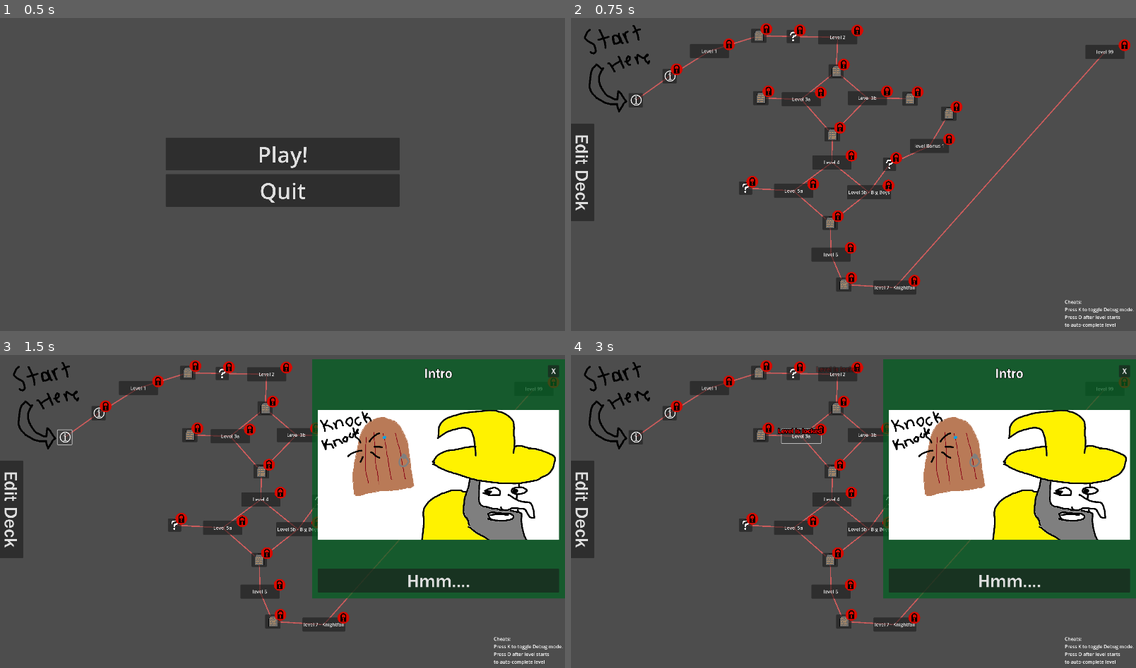
Above: before the commit, frames 1-4 (two rows, left to right).
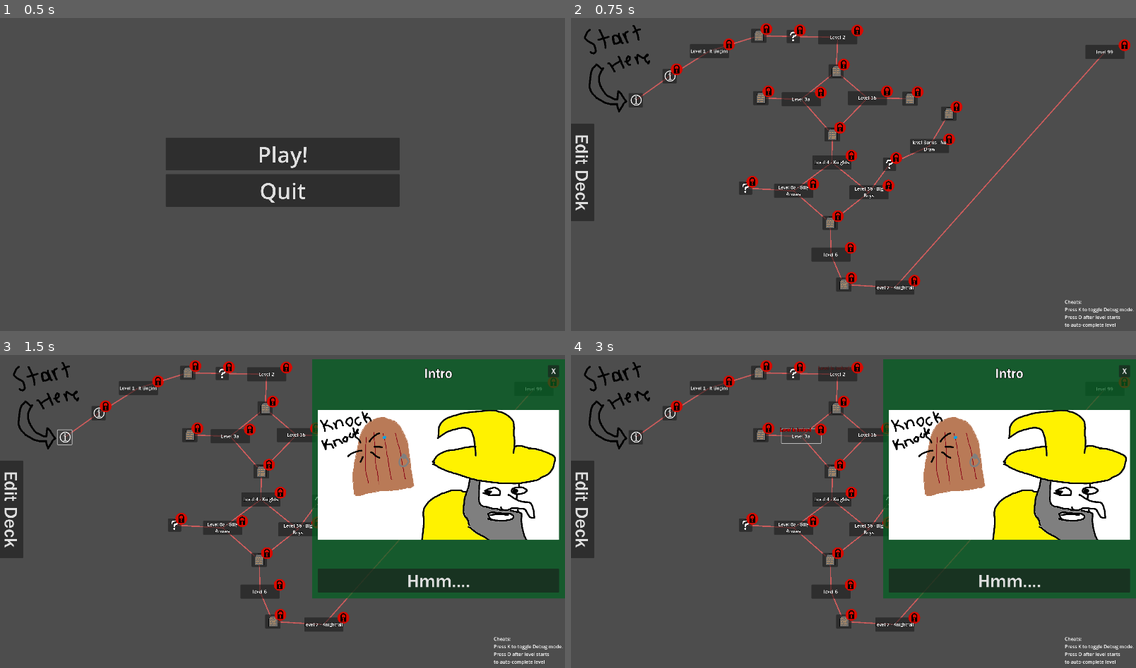
Above: after the commit, the same moments.

Repository: oliveman521/We-Wizards-Three
Game: Godot game, scene res://Scenes/Menus/MainMenu.tscn
The game is run twice, just before and just after one commit, with the same random seed, the same clock (stepped at 60 frames per second) and the same inputs.
Inputs (mouse positions are in pixels of both pictures, inside the frame that each line leads up to):
- Up to frame 1 (0.5 s): no input
- Up to frame 2 (0.75 s): click "Play!" at 0.5 s
- Up to frame 3 (1.5 s): click (62, 436) at 1.27 s
- Up to frame 4 (3 s): click (836, 373) at 2 s, where only the run before the commit has a clickable "Level 2"; click (802, 436) at 2.75 s, where only the run before the commit has a clickable "Level 3a"

Frame 1 is identical in both runs. In frame 2, 0.5% of the frame differs, in the area x 21-96%, y 5-89%; in frame 3, 0.4%; in frame 4, 0.6%, in the area x 21-96%, y 3-89%.

Commit message:
Added better support for level names.

Diff:
--- a/Scenes/GameScene.tscn
+++ b/Scenes/GameScene.tscn
@@ -145,16 +145,16 @@
 [node name="Test Feed Tape" type="Node2D" parent="Warlock Game/Enemy Manager"]
 script = ExtResource("4_dbx0g")
 
-[node name="Enemy - Peasent" parent="Warlock Game/Enemy Manager/Test Feed Tape" instance=ExtResource("5_2n0xo")]
+[node name="Peasent" parent="Warlock Game/Enemy Manager/Test Feed Tape" instance=ExtResource("5_2n0xo")]
 position = Vector2(-377, 494)
 
-[node name="Enemy - Peasent2" parent="Warlock Game/Enemy Manager/Test Feed Tape" instance=ExtResource("5_2n0xo")]
+[node name="Peasent2" parent="Warlock Game/Enemy Manager/Test Feed Tape" instance=ExtResource("5_2n0xo")]
 position = Vector2(-637, 604)
 
-[node name="Enemy - Peasent3" parent="Warlock Game/Enemy Manager/Test Feed Tape" instance=ExtResource("5_2n0xo")]
+[node name="Peasent3" parent="Warlock Game/Enemy Manager/Test Feed Tape" instance=ExtResource("5_2n0xo")]
 position = Vector2(-751, 305)
 
-[node name="Enemy - Knight" parent="Warlock Game/Enemy Manager/Test Feed Tape" instance=ExtResource("6_7a1d2")]
+[node name="Knight" parent="Warlock Game/Enemy Manager/Test Feed Tape" instance=ExtResource("6_7a1d2")]
 position = Vector2(-453, 292)
 
 [node name="Projectile Container" type="Node2D" parent="Warlock Game"]
--- a/Scenes/Level Select Map/Map Nodes/MapNode.gd
+++ b/Scenes/Level Select Map/Map Nodes/MapNode.gd
@@ -26,6 +26,8 @@
 @onready var map_manager: MapManager = $".."
 @onready var level_select: LevelSelectMenu = get_tree().get_first_node_in_group("Level Select Menu")
 
+var label: Label:
+	get: return %Label
 
 var button: Button:
 	get: return $Button
--- a/Scenes/Level Select Map/Map Nodes/MapNode.tscn
+++ b/Scenes/Level Select Map/Map Nodes/MapNode.tscn
@@ -1,8 +1,9 @@
-[gd_scene load_steps=4 format=3 uid="uid://de756ivob0cql"]
+[gd_scene load_steps=5 format=3 uid="uid://de756ivob0cql"]
 
 [ext_resource type="Script" path="res://Scenes/Level Select Map/Map Nodes/MapNode.gd" id="1_yufi2"]
 [ext_resource type="Texture2D" uid="uid://d1k283focdx4o" path="res://Sprites/UI Icons/Check.svg" id="2_wh5h6"]
 [ext_resource type="Texture2D" uid="uid://dlvc3iksf0q21" path="res://Sprites/UI Icons/padlock.svg" id="3_lc30j"]
+[ext_resource type="LabelSettings" uid="uid://buqi3tt5804u0" path="res://UI/Fonts/small_text.tres" id="4_7sryh"]
 
 [node name="Map Node" type="Control"]
 layout_mode = 3
@@ -18,7 +19,6 @@
 anchor_bottom = 1.0
 grow_horizontal = 2
 grow_vertical = 2
-text = "Text"
 
 [node name="Explored Icon" type="TextureRect" parent="."]
 unique_name_in_owner = true
@@ -51,4 +51,17 @@
 texture = ExtResource("3_lc30j")
 expand_mode = 1
 
+[node name="Label" type="Label" parent="."]
+unique_name_in_owner = true
+layout_mode = 1
+anchors_preset = 15
+anchor_right = 1.0
+anchor_bottom = 1.0
+grow_horizontal = 2
+grow_vertical = 2
+label_settings = ExtResource("4_7sryh")
+horizontal_alignment = 1
+vertical_alignment = 1
+autowrap_mode = 2
+
 [connection signal="button_down" from="Button" to="." method="_on_button_down"]
--- a/Scenes/Level Select Map/Map Nodes/MapNode_Level.gd
+++ b/Scenes/Level Select Map/Map Nodes/MapNode_Level.gd
@@ -14,7 +14,7 @@
 		var level_data: LevelData = level.instantiate() as LevelData
 		self.name = "Level - " + level_data.level_name
 		level_data.queue_free()
-		button.text = level_data.level_name
+		label.text = level_data.level_name
 	else:
 		button.text = self.name
 
--- a/Scenes/Level Select Map/Map Nodes/MapNode_Level.tscn
+++ b/Scenes/Level Select Map/Map Nodes/MapNode_Level.tscn
@@ -6,6 +6,3 @@
 [node name="Map Node - Level" instance=ExtResource("1_ysinx")]
 script = ExtResource("2_jqh14")
 level = null
-
-[node name="Button" parent="." index="0"]
-text = "Map Node - Level"
--- a/Scenes/Level Select Map/Map Nodes/MapNode_New_Ability.tscn
+++ b/Scenes/Level Select Map/Map Nodes/MapNode_New_Ability.tscn
@@ -4,16 +4,19 @@
 [ext_resource type="Script" path="res://Scenes/Level Select Map/Map Nodes/MapNode_NewAbility.gd" id="2_txubq"]
 [ext_resource type="Texture2D" uid="uid://cnm40sd26ufh" path="res://Sprites/Question Mark.png" id="3_4k1lj"]
 
-[node name="Insert Name" instance=ExtResource("1_ibd1y")]
+[node name="Ability - Insert Name" instance=ExtResource("1_ibd1y")]
 offset_right = 45.0
 offset_bottom = 45.0
 script = ExtResource("2_txubq")
 ability_name = "Insert Name"
+override_name = ""
 ability_image = null
 ability_description = "Insert Description"
 
 [node name="Button" parent="." index="0"]
-text = ""
 icon = ExtResource("3_4k1lj")
 icon_alignment = 1
 expand_icon = true
+
+[node name="Label" parent="." index="3"]
+visible = false
--- a/Scenes/Level Select Map/Map Nodes/MapNode_New_Card.tscn
+++ b/Scenes/Level Select Map/Map Nodes/MapNode_New_Card.tscn
@@ -10,7 +10,9 @@
 cards = Array[PackedScene]([])
 
 [node name="Button" parent="." index="0"]
-text = ""
 icon = ExtResource("2_fmuua")
 icon_alignment = 1
 expand_icon = true
+
+[node name="Label" parent="." index="3"]
+visible = false
--- a/Scenes/Level Select Map/Map Nodes/MapNode_Tutorial.tscn
+++ b/Scenes/Level Select Map/Map Nodes/MapNode_Tutorial.tscn
@@ -12,7 +12,9 @@
 
 [node name="Button" parent="." index="0"]
 theme_override_font_sizes/font_size = 36
-text = ""
 icon = ExtResource("3_aflvy")
 icon_alignment = 1
 expand_icon = true
+
+[node name="Label" parent="." index="3"]
+visible = false
--- a/Scenes/Level Select Scene.tscn
+++ b/Scenes/Level Select Scene.tscn
@@ -13,7 +13,7 @@
 [ext_resource type="Theme" uid="uid://btsp3ifn1m5n3" path="res://Scenes/Menus/Menus.tres" id="10_2ecuw"]
 [ext_resource type="Script" path="res://Scenes/Menus/deck_builder_menu.gd" id="11_t8gd0"]
 [ext_resource type="LabelSettings" uid="uid://csj8lqpyqucr2" path="res://UI/Fonts/large_text.tres" id="12_fdwhl"]
-[ext_resource type="PackedScene" uid="uid://nr4hlan2e2hj" path="res://Scenes/Levels/Level 1.tscn" id="12_iop6h"]
+[ext_resource type="PackedScene" uid="uid://nr4hlan2e2hj" path="res://Scenes/Levels/Level 1 - It Begins.tscn" id="12_k3ykg"]
 [ext_resource type="PackedScene" uid="uid://b585ymf1lip61" path="res://Scenes/Level Select Map/Map Nodes/MapNode_Tutorial.tscn" id="13_7kiee"]
 [ext_resource type="PackedScene" uid="uid://rfnlpy50ihlp" path="res://Cards/Card Pool/card_printing_press.tscn" id="14_3vtqq"]
 [ext_resource type="PackedScene" uid="uid://cde83i8rqdtlj" path="res://Scenes/Level Select Map/Map Nodes/MapNode_New_Ability.tscn" id="15_oso2k"]
@@ -27,13 +27,13 @@
 [ext_resource type="PackedScene" uid="uid://deoygvkkffvpu" path="res://Cards/Card Pool/card_magma_spray.tscn" id="21_lwsqc"]
 [ext_resource type="PackedScene" uid="uid://tth5yw0eirm6" path="res://Cards/Card Pool/card_librarian_golem.tscn" id="22_dsx6i"]
 [ext_resource type="PackedScene" uid="uid://50477ao4osxc" path="res://Scenes/Levels/Level 3b.tscn" id="22_mev8k"]
-[ext_resource type="PackedScene" uid="uid://dio6uti0xbamv" path="res://Scenes/Levels/Level 4.tscn" id="24_ihj3m"]
 [ext_resource type="PackedScene" uid="uid://6685qupifd8s" path="res://Cards/Card Pool/card_fire_ball_recipe.tscn" id="24_rjnis"]
+[ext_resource type="PackedScene" uid="uid://dio6uti0xbamv" path="res://Scenes/Levels/Level 4 - Knights.tscn" id="25_q6lle"]
+[ext_resource type="PackedScene" uid="uid://don0td5sje72h" path="res://Scenes/Levels/Level 5a - Silly Arrows.tscn" id="26_a0t0h"]
 [ext_resource type="PackedScene" uid="uid://cgklhf7q88enf" path="res://Cards/Card Pool/card_shock.tscn" id="26_cxv1b"]
 [ext_resource type="PackedScene" uid="uid://bt6cb8kc2x7u4" path="res://Cards/Card Pool/card_quick_cast.tscn" id="27_48o8d"]
 [ext_resource type="PackedScene" uid="uid://qiwvts513giv" path="res://Scenes/Levels/Level 5b - Big Boys.tscn" id="27_ggwvo"]
-[ext_resource type="PackedScene" uid="uid://don0td5sje72h" path="res://Scenes/Levels/Level 5a.tscn" id="28_0tjtk"]
-[ext_resource type="PackedScene" uid="uid://ddysngdfm7vje" path="res://Scenes/Levels/level Bonus 1.tscn" id="29_mq7ma"]
+[ext_resource type="PackedScene" uid="uid://ddysngdfm7vje" path="res://Scenes/Levels/level Bonus - No Draw.tscn" id="29_ar2w4"]
 [ext_resource type="PackedScene" uid="uid://cthet27f7cioc" path="res://Scenes/Levels/level 6.tscn" id="32_gsedw"]
 [ext_resource type="PackedScene" uid="uid://dfuh7fif3lr3e" path="res://Cards/Card Pool/card_lightning_scroll_recipe.tscn" id="33_kctbv"]
 [ext_resource type="PackedScene" uid="uid://o3tq5x43hvo7" path="res://Scenes/Levels/level 7 - Knightfall.tscn" id="34_pvgma"]
@@ -159,14 +159,14 @@
 offset_right = 359.0
 offset_bottom = 237.0
 pages = Array[ExtResource("5_2m5ee")]([SubResource("Resource_ptob5"), SubResource("Resource_yrjke"), SubResource("Resource_7ukff"), SubResource("Resource_i7ote"), SubResource("Resource_7a5o2")])
-connected_map_nodes = [NodePath("../info - Intro (5 pages)"), NodePath("../Level - Level 1")]
-
-[node name="Level - Level 1" parent="Map Manager" node_paths=PackedStringArray("connected_map_nodes") instance=ExtResource("3_qvwta")]
+connected_map_nodes = [NodePath("../info - Intro (5 pages)"), NodePath("../Level - Level 1 - It Begins")]
+
+[node name="Level - Level 1 - It Begins" parent="Map Manager" node_paths=PackedStringArray("connected_map_nodes") instance=ExtResource("3_qvwta")]
 offset_left = 404.0
 offset_top = 103.0
 offset_right = 537.0
 offset_bottom = 151.0
-level = ExtResource("12_iop6h")
+level = ExtResource("12_k3ykg")
 connected_map_nodes = [NodePath("../Cards - Singe (+2 others)"), NodePath("../info - How To Play (5 pages)")]
 
 [node name="Cards - Singe (+2 others)" parent="Map Manager" node_paths=PackedStringArray("connected_map_nodes") instance=ExtResource("5_64jv8")]
@@ -175,7 +175,7 @@
 offset_right = 664.0
 offset_bottom = 99.0
 cards = Array[PackedScene]([ExtResource("15_wpld2"), ExtResource("15_wpld2"), ExtResource("21_bj66l")])
-connected_map_nodes = [NodePath("../Level - Level 1"), NodePath("../Ability - Max Combo")]
+connected_map_nodes = [NodePath("../Level - Level 1 - It Begins"), NodePath("../Ability - Max Combo")]
 
 [node name="Ability - Max Combo" parent="Map Manager" node_paths=PackedStringArray("connected_map_nodes") instance=ExtResource("15_oso2k")]
 offset_left = 733.0
@@ -242,23 +242,23 @@
 offset_right = 914.0
 offset_bottom = 435.0
 cards = Array[PackedScene]([ExtResource("24_rjnis"), ExtResource("24_rjnis"), ExtResource("24_rjnis"), ExtResource("21_bj66l")])
-connected_map_nodes = [NodePath("../Level - Level 3a"), NodePath("../Level - Level 3b"), NodePath("../Level - Level 4")]
-
-[node name="Level - Level 4" parent="Map Manager" node_paths=PackedStringArray("connected_map_nodes") instance=ExtResource("3_qvwta")]
+connected_map_nodes = [NodePath("../Level - Level 3a"), NodePath("../Level - Level 3b"), NodePath("../Level - Level 4 - Knights")]
+
+[node name="Level - Level 4 - Knights" parent="Map Manager" node_paths=PackedStringArray("connected_map_nodes") instance=ExtResource("3_qvwta")]
 offset_left = 820.0
 offset_top = 482.0
 offset_right = 953.0
 offset_bottom = 530.0
-level = ExtResource("24_ihj3m")
-connected_map_nodes = [NodePath("../Cards - Fire Ball Recipe (+3 others)"), NodePath("../Level - Level 5b - Big Boys"), NodePath("../Level - Level 5a")]
-
-[node name="Level - Level 5a" parent="Map Manager" node_paths=PackedStringArray("connected_map_nodes") instance=ExtResource("3_qvwta")]
+level = ExtResource("25_q6lle")
+connected_map_nodes = [NodePath("../Cards - Fire Ball Recipe (+3 others)"), NodePath("../Level - Level 5b - Big Boys"), NodePath("../Level - Level 5a - Silly Arrows")]
+
+[node name="Level - Level 5a - Silly Arrows" parent="Map Manager" node_paths=PackedStringArray("connected_map_nodes") instance=ExtResource("3_qvwta")]
 offset_left = 690.0
 offset_top = 579.0
 offset_right = 823.0
 offset_bottom = 627.0
-level = ExtResource("28_0tjtk")
-connected_map_nodes = [NodePath("../Level - Level 4"), NodePath("../Ability - Librarian Boost"), NodePath("../Cards - Shock (+4 others)")]
+level = ExtResource("26_a0t0h")
+connected_map_nodes = [NodePath("../Level - Level 4 - Knights"), NodePath("../Ability - Librarian Boost"), NodePath("../Cards - Shock (+4 others)")]
 
 [node name="Ability - Librarian Boost" parent="Map Manager" node_paths=PackedStringArray("connected_map_nodes") instance=ExtResource("15_oso2k")]
 offset_left = 571.0
@@ -266,10 +266,9 @@
 offset_right = 616.0
 offset_bottom = 616.0
 ability_name = "Librarian Boost"
-override_name = ""
 ability_description = "The Librarian can now boost!
 Hit Ctrl to get a short boost of speed!"
-connected_map_nodes = [NodePath("../Level - Level 5a")]
+connected_map_nodes = [NodePath("../Level - Level 5a - Silly Arrows")]
 
 [node name="Level - Level 5b - Big Boys" parent="Map Manager" node_paths=PackedStringArray("connected_map_nodes") instance=ExtResource("3_qvwta")]
 offset_left = 946.0
@@ -277,7 +276,7 @@
 offset_right = 1079.0
 offset_bottom = 632.0
 level = ExtResource("27_ggwvo")
-connected_map_nodes = [NodePath("../Level - Level 4"), NodePath("../Ability - Max Combo2"), NodePath("../Cards - Shock (+4 others)")]
+connected_map_nodes = [NodePath("../Level - Level 4 - Knights"), NodePath("../Ability - Max Combo2"), NodePath("../Cards - Shock (+4 others)")]
 
 [node name="Ability - Max Combo2" parent="Map Manager" node_paths=PackedStringArray("connected_map_nodes") instance=ExtResource("15_oso2k")]
 offset_left = 1060.0
@@ -287,23 +286,23 @@
 ability_name = "Max Combo"
 override_name = "+ 1 Max Combo"
 ability_description = "The Librarian's combo can now go bigger! Collect even more resources by collecting the same resources consecutively"
-connected_map_nodes = [NodePath("../Level - Level 5b - Big Boys"), NodePath("../Level - level Bonus 1")]
-
-[node name="Cards - Librarian Golem (+2 others)" parent="Map Manager" node_paths=PackedStringArray("connected_map_nodes") instance=ExtResource("5_64jv8")]
+connected_map_nodes = [NodePath("../Level - Level 5b - Big Boys"), NodePath("../Level - level Bonus - No Draw")]
+
+[node name="Cards - Librarian Golem (+1 others)" parent="Map Manager" node_paths=PackedStringArray("connected_map_nodes") instance=ExtResource("5_64jv8")]
 offset_left = 1258.0
 offset_top = 316.0
 offset_right = 1310.0
 offset_bottom = 364.0
 cards = Array[PackedScene]([ExtResource("22_dsx6i"), ExtResource("24_rjnis")])
-connected_map_nodes = [NodePath("../Level - level Bonus 1")]
-
-[node name="Level - level Bonus 1" parent="Map Manager" node_paths=PackedStringArray("connected_map_nodes") instance=ExtResource("3_qvwta")]
+connected_map_nodes = [NodePath("../Level - level Bonus - No Draw")]
+
+[node name="Level - level Bonus - No Draw" parent="Map Manager" node_paths=PackedStringArray("connected_map_nodes") instance=ExtResource("3_qvwta")]
 offset_left = 1152.0
 offset_top = 426.0
 offset_right = 1285.0
 offset_bottom = 474.0
-level = ExtResource("29_mq7ma")
-connected_map_nodes = [NodePath("../Ability - Max Combo2"), NodePath("../Cards - Librarian Golem (+2 others)")]
+level = ExtResource("29_ar2w4")
+connected_map_nodes = [NodePath("../Ability - Max Combo2"), NodePath("../Cards - Librarian Golem (+1 others)")]
 
 [node name="Cards - Shock (+4 others)" parent="Map Manager" node_paths=PackedStringArray("connected_map_nodes") instance=ExtResource("5_64jv8")]
 offset_left = 855.0
@@ -311,7 +310,7 @@
 offset_right = 907.0
 offset_bottom = 736.0
 cards = Array[PackedScene]([ExtResource("26_cxv1b"), ExtResource("26_cxv1b"), ExtResource("27_48o8d"), ExtResource("27_48o8d"), ExtResource("22_dsx6i")])
-connected_map_nodes = [NodePath("../Level - Level 5a"), NodePath("../Level - Level 5b - Big Boys"), NodePath("../Level - level 6")]
+connected_map_nodes = [NodePath("../Level - Level 5a - Silly Arrows"), NodePath("../Level - Level 5b - Big Boys"), NodePath("../Level - level 6")]
 
 [node name="Level - level 6" parent="Map Manager" node_paths=PackedStringArray("connected_map_nodes") instance=ExtResource("3_qvwta")]
 offset_left = 817.0
--- a/UI/Fonts/small_text.tres
+++ b/UI/Fonts/small_text.tres
@@ -4,6 +4,6 @@
 
 [resource]
 font = ExtResource("1_7an4h")
-font_size = 24
-outline_size = 10
+font_size = 17
+outline_size = 3
 outline_color = Color(0, 0, 0, 1)
Renamed: Scenes/Levels/Level 1.tscn -> Scenes/Levels/Level 1 - It Begins.tscn
Renamed: Scenes/Levels/Level 4.tscn -> Scenes/Levels/Level 4 - Knights.tscn
Renamed: Scenes/Levels/Level 5a.tscn -> Scenes/Levels/Level 5a - Silly Arrows.tscn
Renamed: Scenes/Levels/level Bonus 1.tscn -> Scenes/Levels/level Bonus - No Draw.tscn
